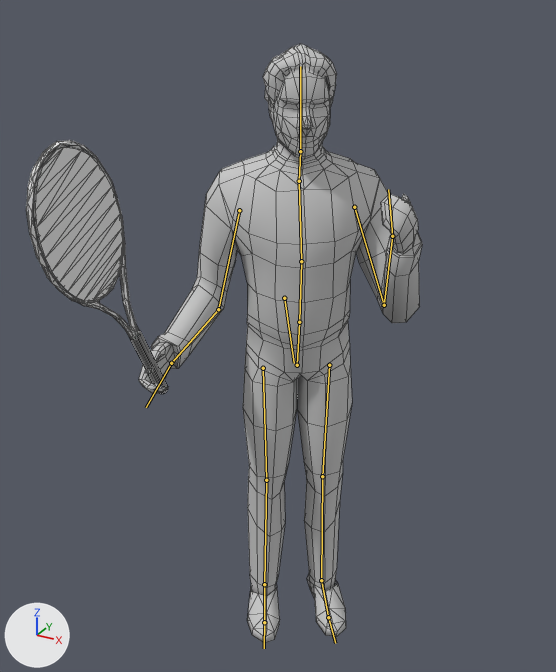
One commit to the Blender file art/models/player.blend: the scene before it, then after it.
Before and after are seen from a 50 mm camera at (0.92, -2.54, 2.31) aimed at (-0.22, -0.47, 1.28). Every picture has the same lights, and +X, +Y and +Z are marked at lower left. Both versions are drawn at frame 498 of the action 'shot_drive'; the numbers are the values there. The bones that bend it are drawn over the model as lines. Mesh edges are drawn as thin lines.

The first picture shows 'shoter'.
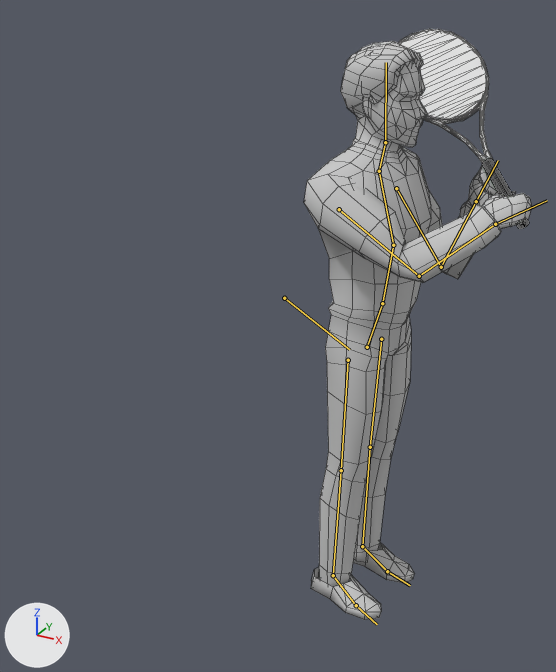
Location of each change, (x1, y1, x2, y2) in pixels of the pictures (556 x 672 px):
'shoter', posed (42% narrower): before (26, 44, 422, 643); after (304, 29, 532, 620)
bone 'root', root to tip: before (284, 298) to (294, 363); after (284, 298) to (349, 349)
bone 'bicipite_L', root to tip: before (239, 210) to (218, 309); after (339, 209) to (419, 276)
bone 'avambraccio_L', root to tip: before (218, 309) to (171, 363); after (419, 276) to (495, 224)

The edits, one by one:
Bone 'root' (bone_root) turns from (-10, 20, -53) to (0, 3, -8) degrees about its own x, y and z.
Bone 'bicipite_L' (bone_bicipite_l) turns from (6, 30, -2) to (66, -26, -25) degrees about its own x, y and z.
Bone 'avambraccio_L' (bone_avambraccio_l) turns from (52, 4, 2) to (68, -8, -19) degrees about its own x, y and z.
